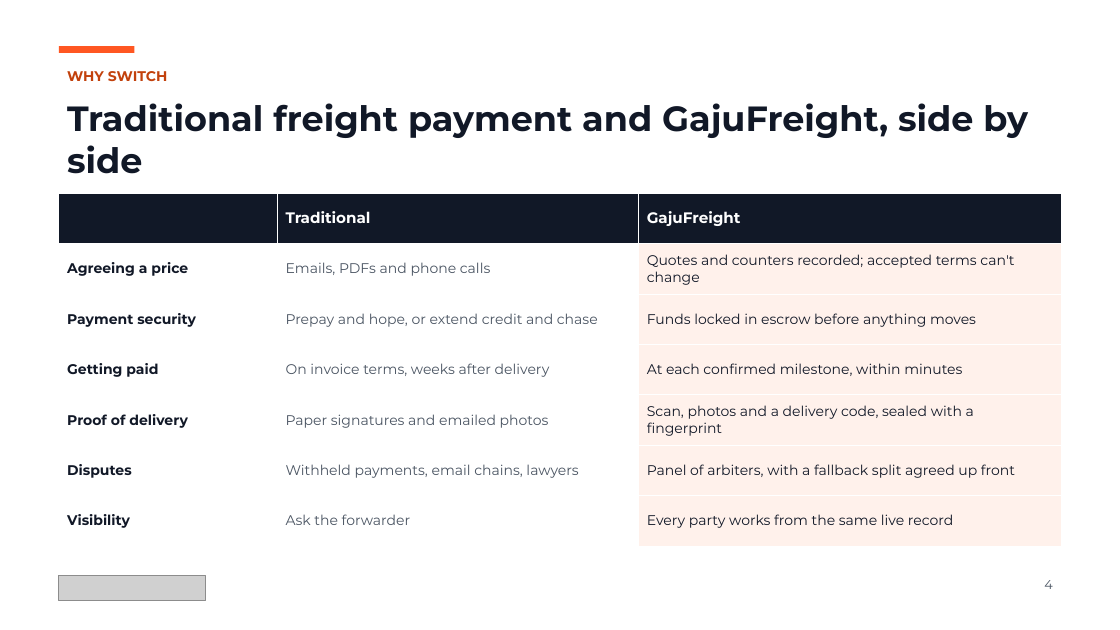
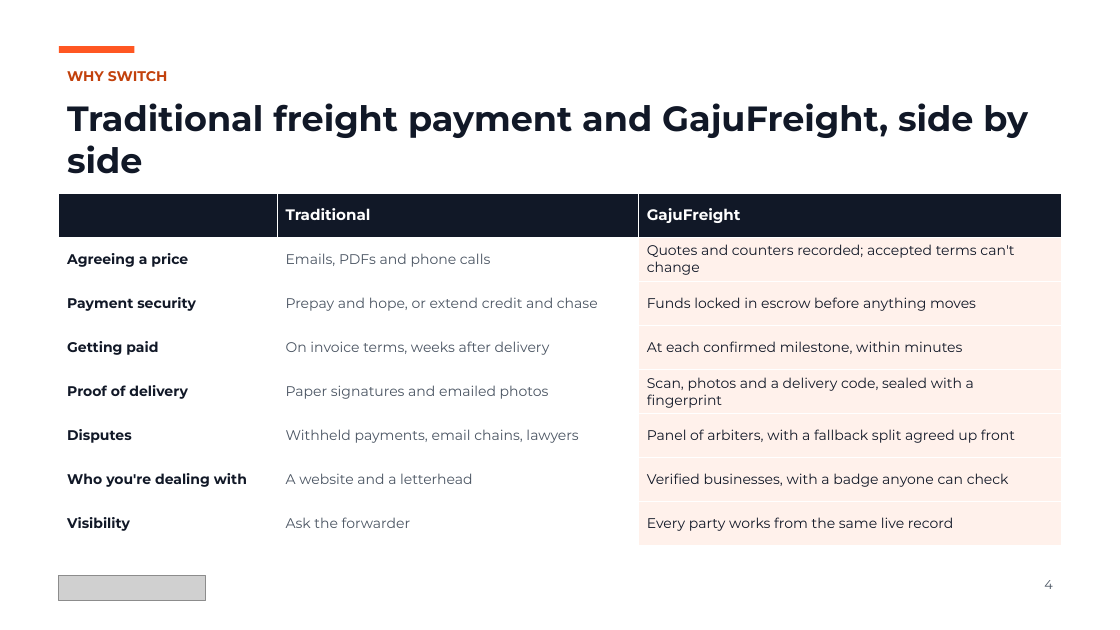
Before and after one commit to shanepreater/gajufreight, a slide deck: slide 4 of docs/pitch/gajufreight-pitch-deck.pptx. Drawn at 1120x630 pixels with LibreOffice and Linux fonts; fonts in the diff are those of the drawing; grey boxes stand for pictures. Boxes give left, top, right and bottom in pixels: in the first picture for what was removed or moved away, otherwise in the second. Text is boxed around its words. In the diff, an @@ line names an element or a change of style, - is before the commit and + after.

```diff
--- a/docs/pitch/gajufreight-pitch-deck.pptx
+++ b/docs/pitch/gajufreight-pitch-deck.pptx
@@ table at (59, 193, 1061, 546) @@
+row 7: Who you're dealing with | A website and a letterhead | Verified businesses, with a badge anyone can check
```
Also in this commit, not shown: 3 other slides changed, 12 other files.
